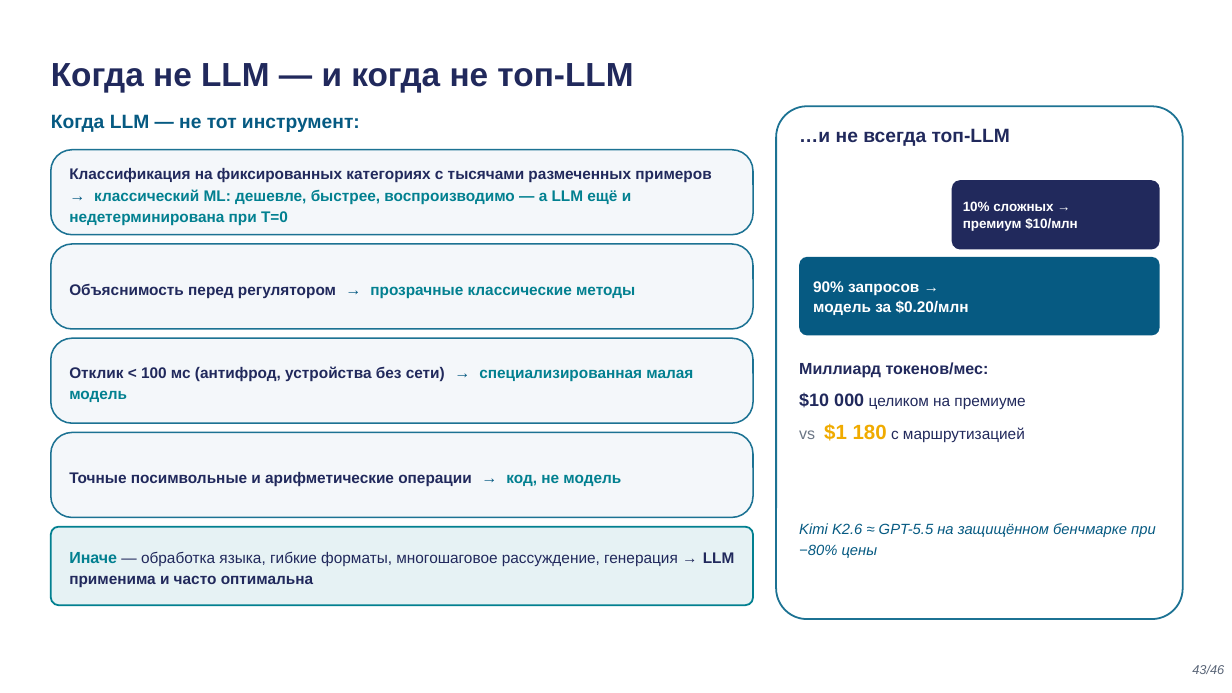
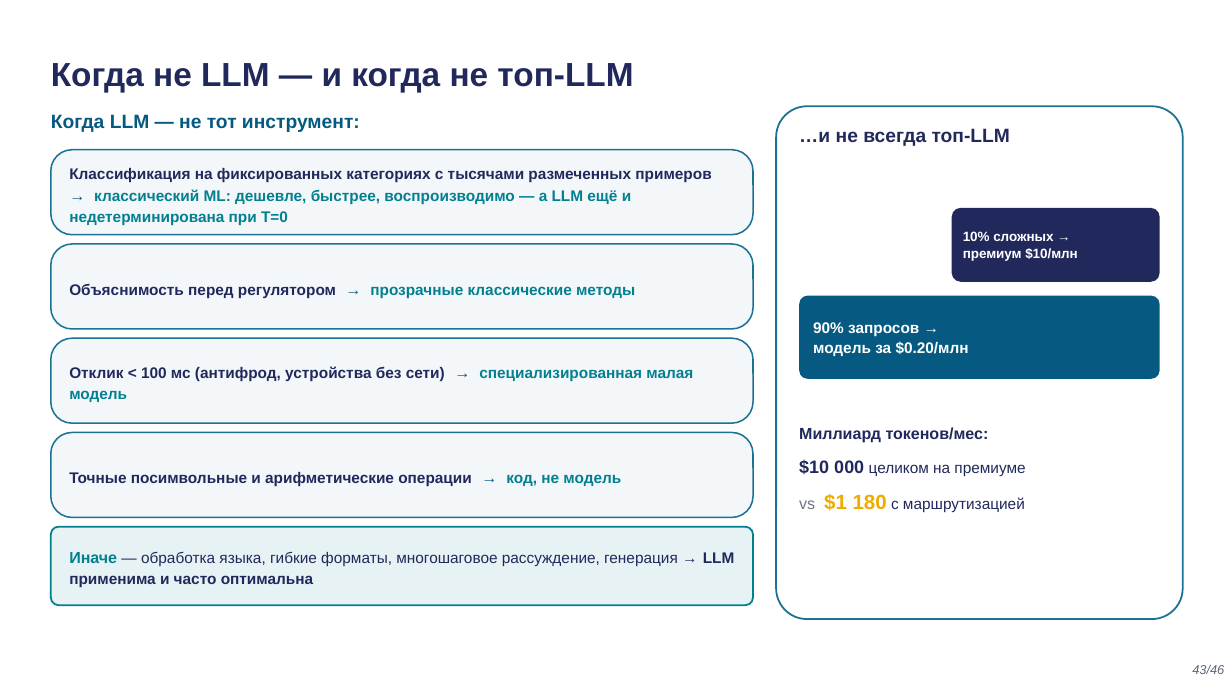
Before and after one commit to tellina-study/AI-usage-lessons, a slide deck: slide 43 of library/lectures/lec-02/rendered/lec-02.pptx. Drawn at 1232x693 pixels with LibreOffice and Linux fonts; fonts in the diff are those of the drawing. Boxes give left, top, right and bottom in pixels: in the first picture for what was removed or moved away, otherwise in the second. Text is boxed around its words. In the diff, an @@ line names an element or a change of style, - is before the commit and + after.

```diff
--- a/library/lectures/lec-02/rendered/lec-02.pptx
+++ b/library/lectures/lec-02/rendered/lec-02.pptx
@@ rounded rectangle: place and size @@
-rounded rectangle at [952, 180, 1160, 250]
+rounded rectangle at [952, 208, 1160, 282]
@@ text "10% сложных → премиум $10/млн": place and size @@
-text "10% сложных → премиум $10/млн" at [963, 201, 1078, 231]
+text "10% сложных → премиум $10/млн" at [963, 231, 1078, 261]
@@ rounded rectangle: place and size @@
-rounded rectangle at [799, 257, 1160, 335]
+rounded rectangle at [799, 296, 1160, 379]
@@ text "90% запросов → модель за ...": place and size @@
-text "90% запросов → модель за ..." at [813, 281, 969, 315]
+text "90% запросов → модель за ..." at [813, 322, 969, 356]
@@ text "Миллиард токенов/мес:": place and size @@
-text "Миллиард токенов/мес:" at [799, 362, 1025, 442]
+text "Миллиард токенов/мес:" at [799, 427, 1025, 512]
@@ text at [799, 460, 1025, 512]: more space between paragraphs @@
@@ text removed at [799, 523, 1156, 558] @@
-Kimi K2.6 ≈ GPT-5.5 на защищённом бенчмарке при −80% цены
```
Also in this commit, not shown: 11 other slides changed, 22 other files.
